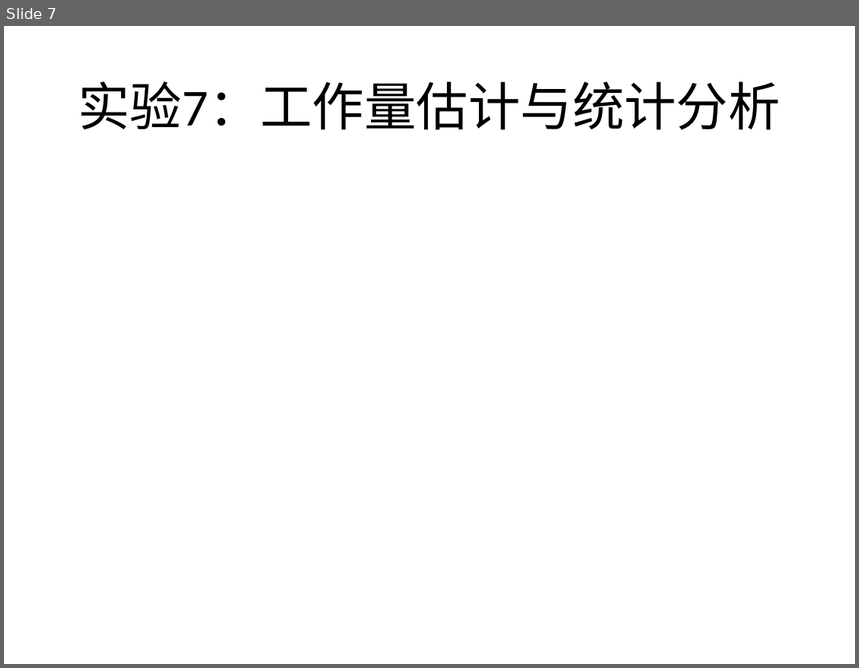
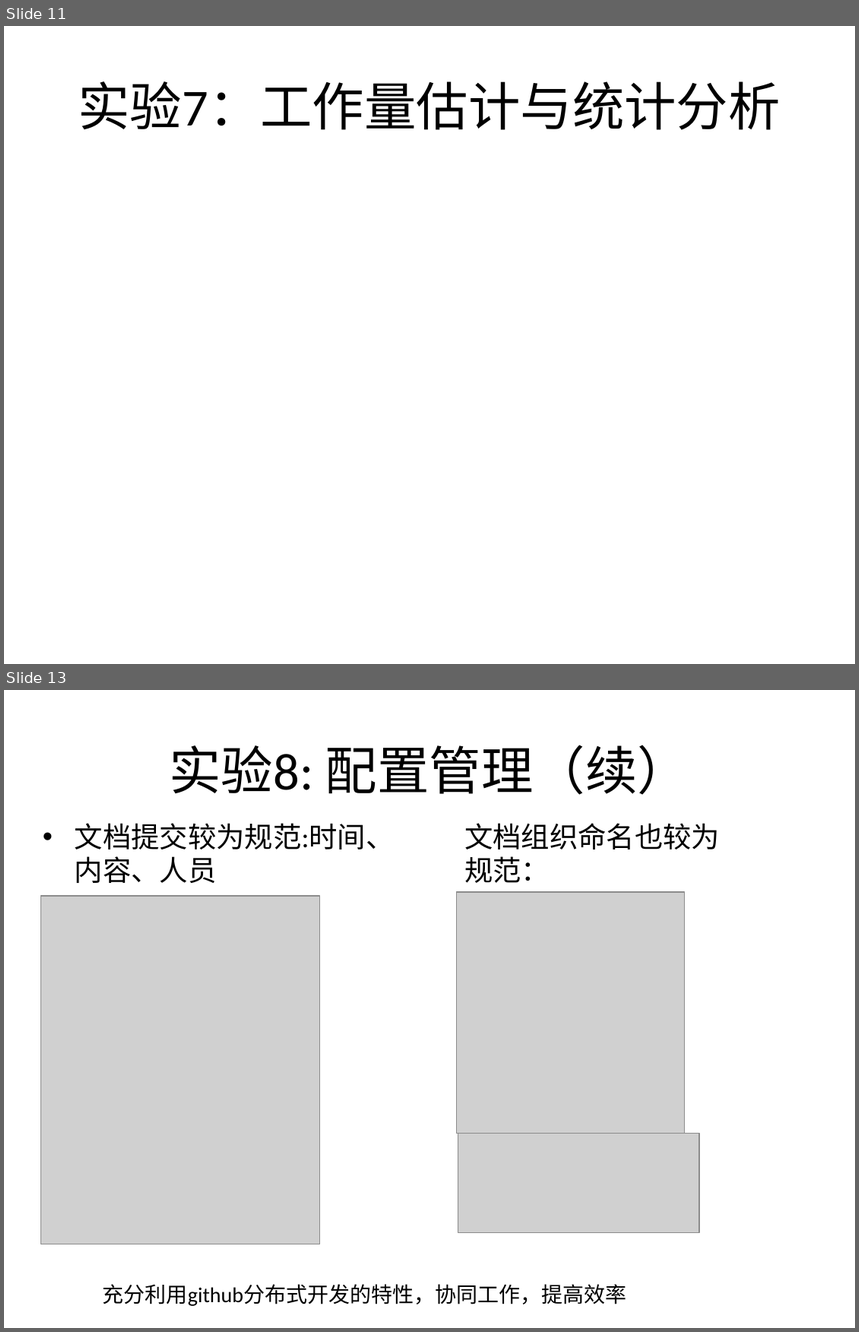
Before and after one commit to bhsei/16TeamC, a slide deck: 2.项目PPT/十七周-项目总结.pptx. Shown one above the other, each under a label of ours: slide 7 before the commit, slides 11 and 13 after it; the slides between them are not shown. The pictures are 859x668 and 859x1332 pixels, drawn with LibreOffice and Linux fonts; fonts in the diff are those of the drawing; grey boxes stand for pictures. Boxes give left, top, right and bottom in pixels: in the first picture for what was removed or moved away, otherwise in the second. Text is boxed around its words. In the diff, an @@ line names an element or a change of style, - is before the commit and + after.

```diff
--- a/2.项目PPT/十七周-项目总结.pptx
+++ b/2.项目PPT/十七周-项目总结.pptx
@@ slide 13 added at <box>4,690,855,1328</box>, background #FFFFFF @@
@@ title added at <box>169,745,690,795</box>, 44 pt, text #000000 @@
+实验8: 配置管理（续）
@@ text added at <box>75,823,395,883</box>, 24 pt, text #000000 @@
+• 文档提交较为规范:时间、内容、人员
@@ text added at <box>465,823,720,883</box>, 24 pt, text #000000 @@
+文档组织命名也较为规范：
@@ picture added at <box>456,893,684,1135</box> @@
@@ picture added at <box>40,896,320,1244</box> @@
@@ picture added at <box>458,1134,699,1233</box> @@
@@ text added at <box>103,1284,626,1306</box>, 18 pt, text #000000 @@
+充分利用github分布式开发的特性，协同工作，提高效率
@@ what was slide 7 is now slide 11 @@
```
Also in this commit, not shown: 6 slides changed, 5 other slides added, 2 slides removed, 1 other file.
